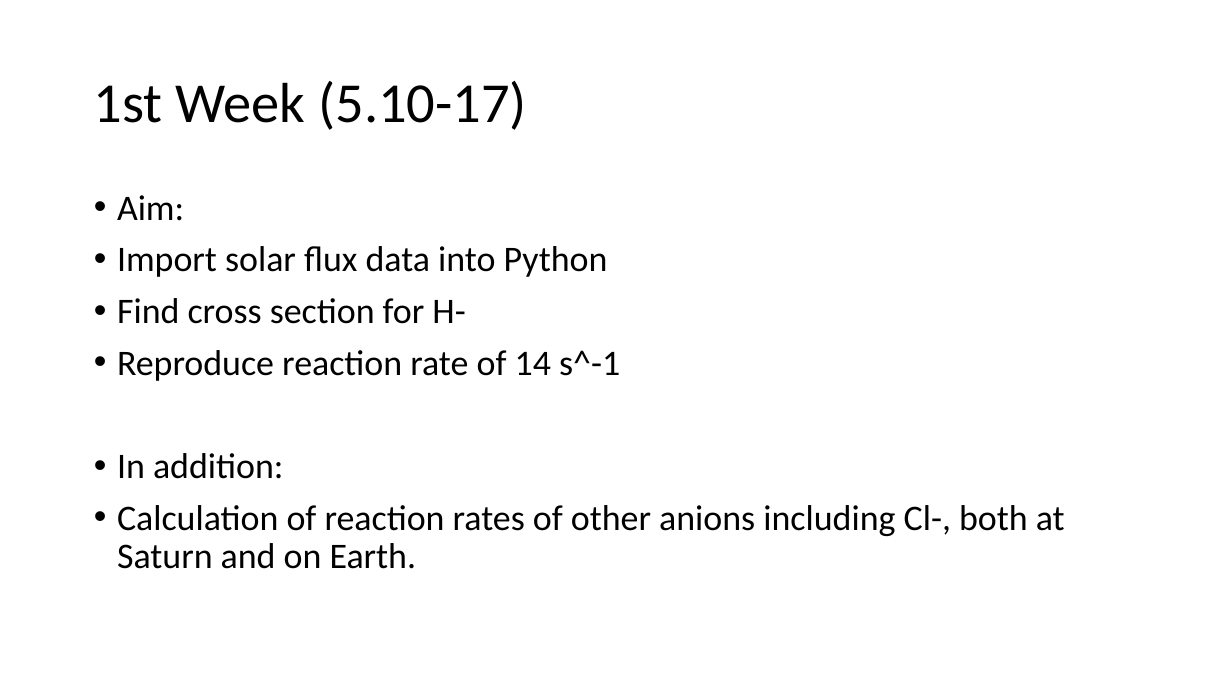
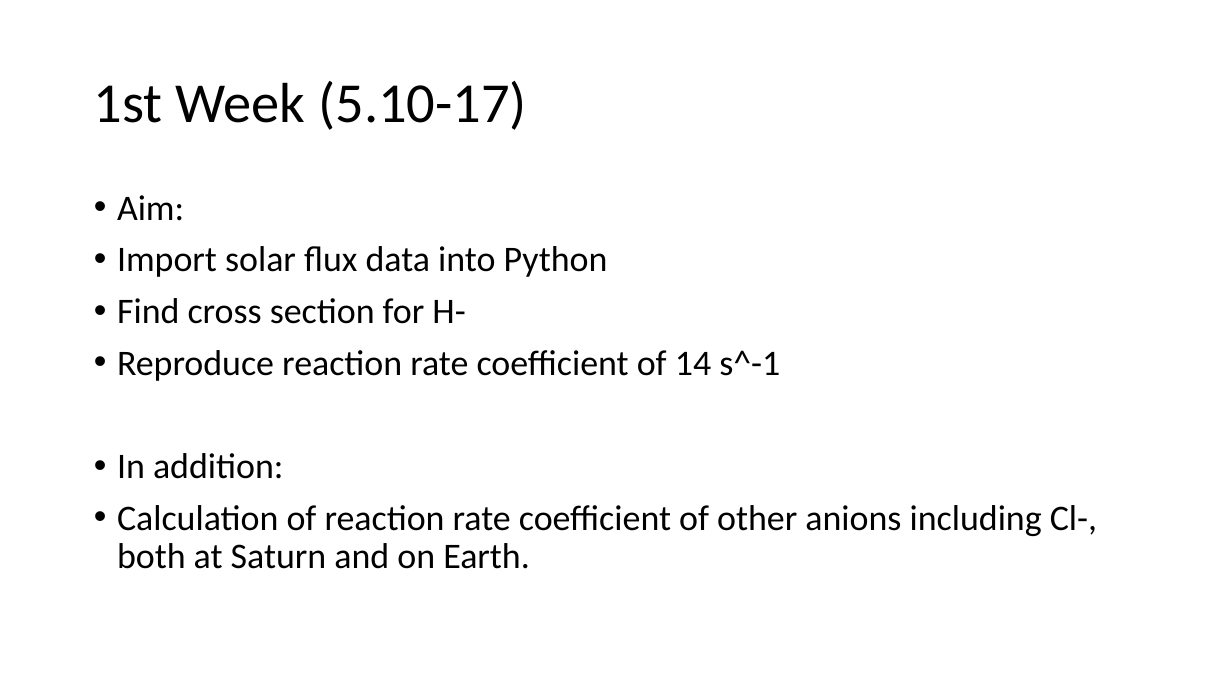
Before and after one commit to CubeOvO/Saturn, a slide deck: slide 2 of week4/Photodetachment Rate at Saturn - Draft.pptx. Drawn at 1232x693 pixels with LibreOffice and Linux fonts; fonts in the diff are those of the drawing. Boxes give left, top, right and bottom in pixels: in the first picture for what was removed or moved away, otherwise in the second. Text is boxed around its words. In the diff, an @@ line names an element or a change of style, - is before the commit and + after.

Commit message:
updated

```diff
--- a/week4/Photodetachment Rate at Saturn - Draft.pptx
+++ b/week4/Photodetachment Rate at Saturn - Draft.pptx
@@ text at bbox=[117, 350, 780, 381]: text changed @@
-• Reproduce reaction rate of 14 s^-1
+• Reproduce reaction rate coefficient of 14 s^-1
@@ text at bbox=[117, 505, 1097, 569]: text changed @@
-• Calculation of reaction rates of other anions including Cl-, both at Saturn and on Earth.
+• Calculation of reaction rate coefficient of other anions including Cl-, both at Saturn and on Earth.
```
Also in this commit, not shown: 8 other slides changed.
